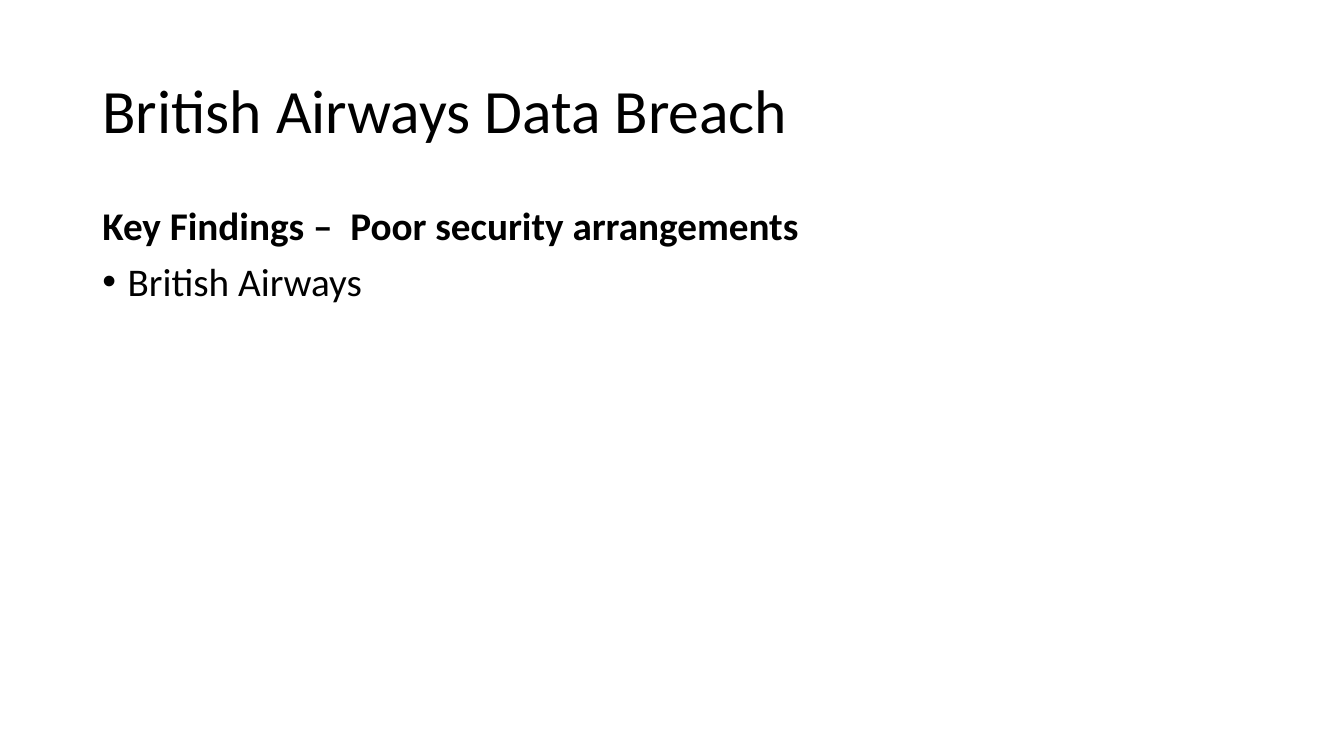
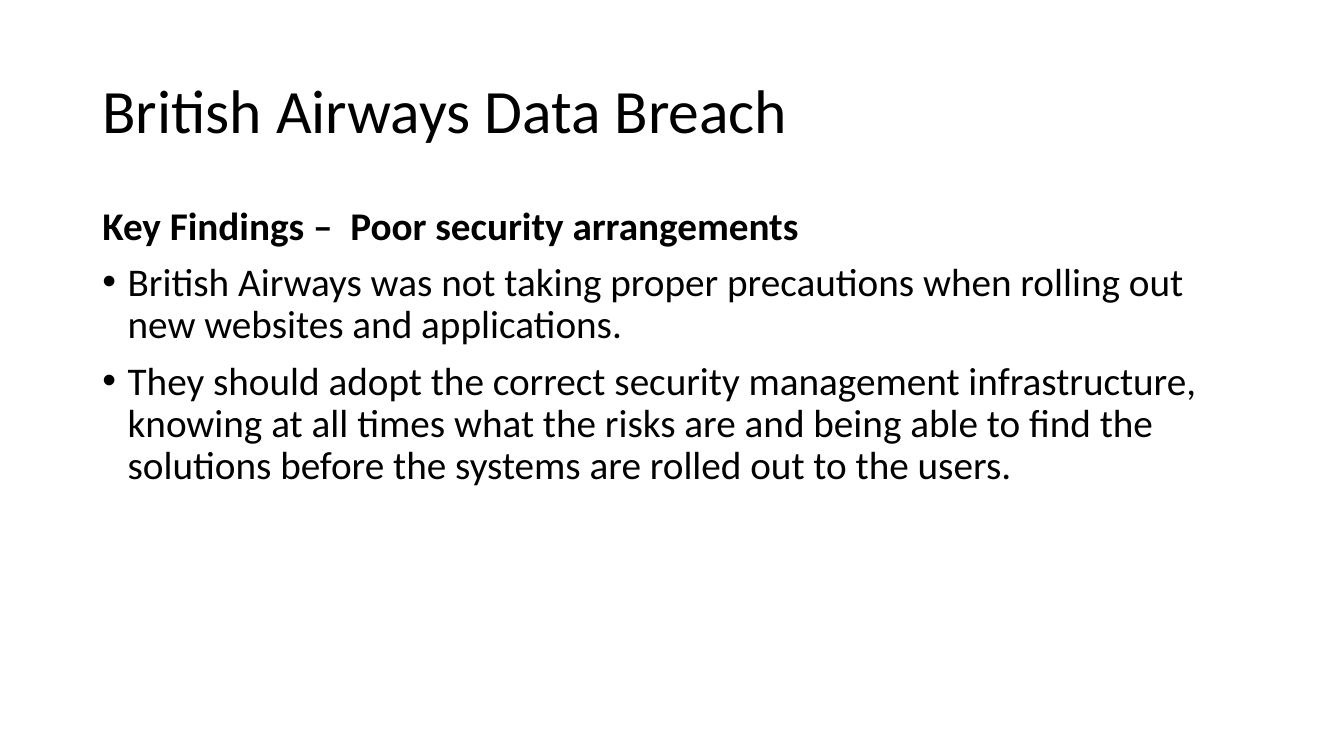
Before and after one commit to nicholasneo78/regression-analysis, a slide deck: slide 27 of CE4062-project.pptx (slide 24 before the commit). Drawn at 1344x756 pixels with LibreOffice and Linux fonts; fonts in the diff are those of the drawing. Boxes give left, top, right and bottom in pixels: in the first picture for what was removed or moved away, otherwise in the second. Text is boxed around its words. In the diff, an @@ line names an element or a change of style, - is before the commit and + after.

```diff
--- a/CE4062-project.pptx
+++ b/CE4062-project.pptx
@@ text at box(128, 268, 1196, 486): text changed @@
-• British Airways
+• British Airways was not taking proper precautions when rolling out new websites and applications.
+• They should adopt the correct security management infrastructure, knowing at all times what the risks are and being able to find the solutions before the systems are rolled out to the users.
```
Also in this commit, not shown: 3 other slides changed, 6 slides added, 2 slides removed.
